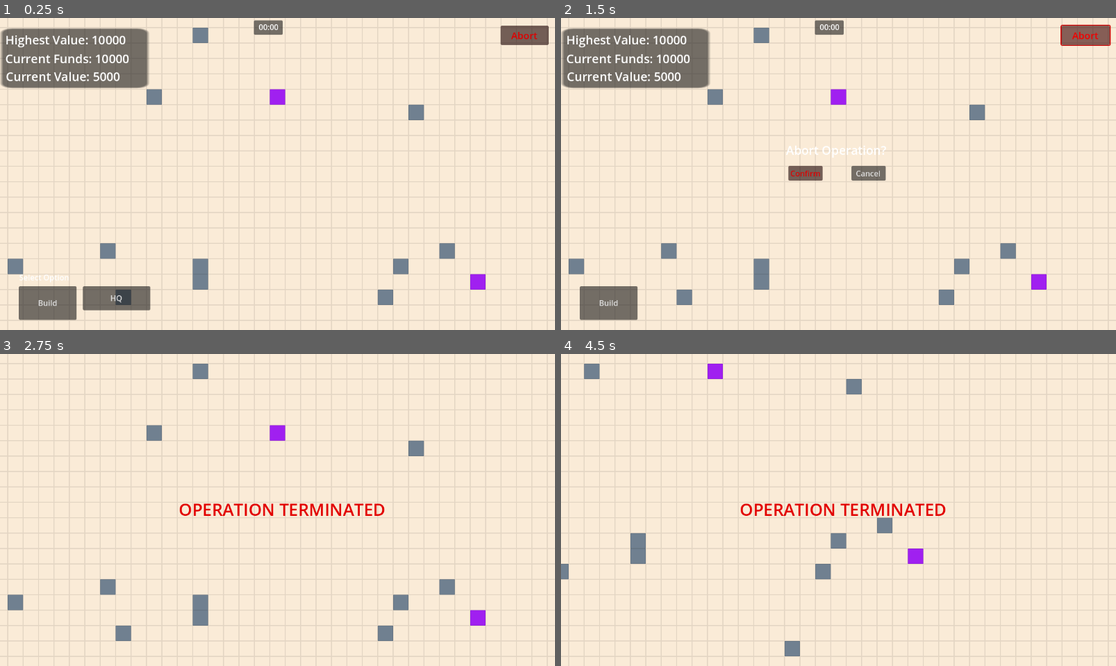
Above: before the commit, frames 1-4 (two rows, left to right).
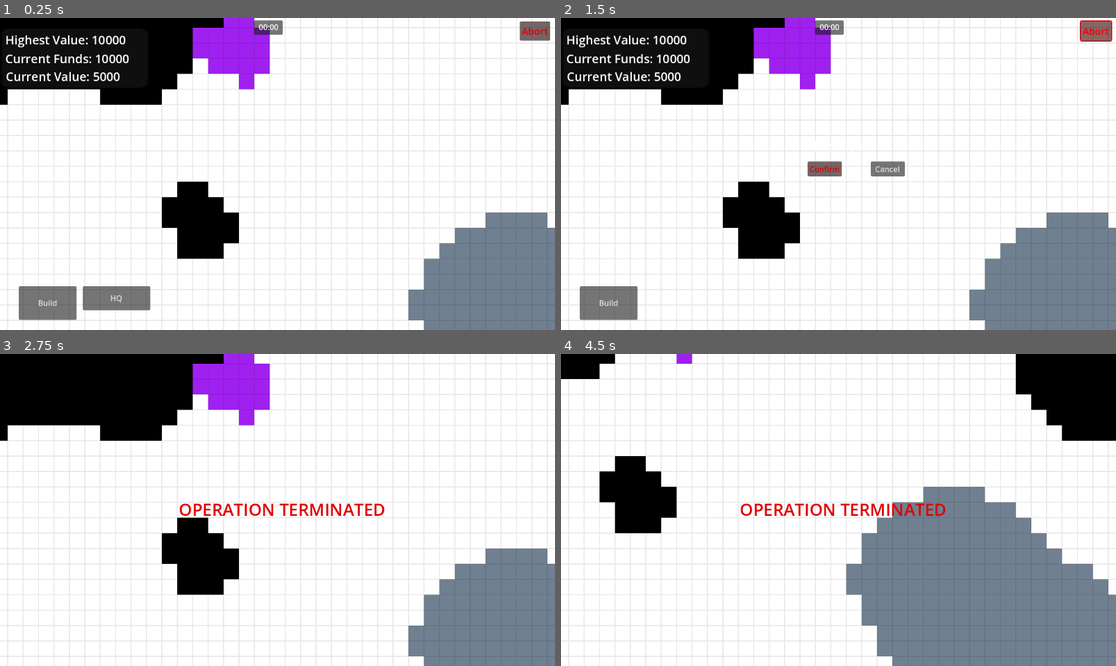
Above: after the commit, the same moments.

Repository: dwlee0802/BusinessTD
Game: Godot game, scene res://Scenes/game.tscn
Same seed, same stepped clock (60 frames per second), same inputs: the game is played once before the commit and once after it.
Inputs (mouse positions are in pixels of both pictures, inside the frame that each line leads up to):
- Up to frame 1 (0.25 s): no input
- Up to frame 2 (1.5 s): click "Build" at 0.5 s; click "Abort" at 1.25 s
- Up to frame 3 (2.75 s): click "Confirm" at 2 s
- Up to frame 4 (4.5 s): tap Enter at 2.75, 4.25 s; move the mouse to (960, 494) at 2.77 s; hold D 2.78-3.53 s; click (960, 494) at 2.92 s; tap Space at 3.5 s; move the mouse to (727, 525) at 3.52 s; hold S 3.53-4.28 s; click (727, 525) at 3.67 s; move the mouse to (894, 441) at 4.27 s; hold D from 4.28 s (still down); click (894, 441) at 4.42 s

The runs differ from the first frame. In frame 1, 97% of the frame differs, in the area x 0-100%, y 0-100%; in frame 2, 98%; in frame 3, 99%; in frame 4, 99%.
Error after the commit: Parse Error: Expected ":" after "if" condition. (res://Scenes/enemyUnit.gd:47)

Commit message:
Map generation based on noise. Added pathfinding to enemies. Needs fixing.

Diff:
--- a/Scenes/camera.gd
+++ b/Scenes/camera.gd
@@ -20,9 +20,9 @@
 func _input(event):
 	if event is InputEventMouseButton:
 		if event.button_index == MOUSE_BUTTON_WHEEL_UP and event.pressed:
-			zoom = zoom * 1.1
+			zoom = zoom * 1.2
 		if event.button_index == MOUSE_BUTTON_WHEEL_DOWN and event.pressed:
-			zoom = zoom * 0.9
+			zoom = zoom * 0.8
 	if event is InputEventKey and event.pressed:
 		if event.keycode == KEY_W:
 			position += Vector2(0, -tileSize * 4)
--- a/Scenes/enemyUnit.gd
+++ b/Scenes/enemyUnit.gd
@@ -13,13 +13,23 @@
 var healthBar
 
 var game
+var pathfinding
+
+var path
+
+var startingTile
+var targetTile
+var pathCount: int = 0
+var nextTile
 
 # Called when the node enters the scene tree for the first time.
 func _ready():
 	healthBar = get_node("Healthbar")
 	game = get_parent()
 	game.game_ended.connect(GameEnded)
+	pathfinding = game.homeBlock.pathfinding
 
+	path = pathfinding.get_id_path(startingTile.id, targetTile.id)
 
 # Called every frame. 'delta' is the elapsed time since the previous frame.
 func _process(delta):
@@ -34,8 +44,13 @@
 
 
 func _physics_process(delta):
+	if position..floor().is_equal_approx(pathfinding.get_point_position(path[pathCount])):
+		pathCount += 1
+
+	print(position.floor(),"\n" ,pathfinding.get_point_position(path[pathCount]))
+
 	if attackTarget != null:
-		velocity = Vector2(speed * speedModifier,0).rotated(position.angle_to_point(attackTarget.position))
+		velocity = Vector2(speed * speedModifier,0).rotated(position.angle_to_point(pathfinding.get_point_position(path[pathCount])))
 
 		var collision = move_and_collide(velocity * delta)
 		if collision:
--- a/Scenes/enemyUnit.tscn
+++ b/Scenes/enemyUnit.tscn
@@ -10,6 +10,8 @@
 [node name="EnemyUnit" type="CharacterBody2D"]
 collision_layer = 10
 script = ExtResource("1_e4wf8")
+speed = null
+speedModifier = null
 
 [node name="CollisionShape2D" type="CollisionShape2D" parent="."]
 shape = SubResource("CircleShape2D_fvuth")
--- a/Scenes/game.gd
+++ b/Scenes/game.gd
@@ -33,10 +33,11 @@
 var buildingCosts = [1500, 0, 4000, 1000]
 
 var spawnRate: float = 30
-var spawnRateHolder: float = 1
+var spawnRateHolder: float = 30
 var spawnCount: float = 20
 var difficultyScale: float = 2
 var enemyDifficultyIncrease: int = 0
+var enemyMaxCount: int = 400
 
 var gameStarted: bool = false
 var gamePaused: bool = true
@@ -60,10 +61,15 @@
 	get_node("Camera").FocusOnTile(homeBlock.blockTiles[int(homeBlock.boardWidth/2)][int(homeBlock.boardWidth/2)])
 
 	for i in range(1, homeBlock.boardWidth):
-		edgeTiles.append(homeBlock.blockTiles[1][i])
-		edgeTiles.append(homeBlock.blockTiles[-1][i])
-		edgeTiles.append(homeBlock.blockTiles[i][1])
-		edgeTiles.append(homeBlock.blockTiles[i][-1])
+		if homeBlock.blockTiles[1][i].passable == true:
+			edgeTiles.append(homeBlock.blockTiles[1][i])
+		if homeBlock.blockTiles[1][i].passable == true:
+			edgeTiles.append(homeBlock.blockTiles[-1][i])
+		if homeBlock.blockTiles[1][i].passable == true:
+			edgeTiles.append(homeBlock.blockTiles[i][1])
+		if homeBlock.blockTiles[1][i].passable == true:
+			edgeTiles.append(homeBlock.blockTiles[i][-1])
+
 
 # Called every frame. 'delta' is the elapsed time since the previous frame.
 func _process(delta):
@@ -91,10 +97,10 @@
 		if spawnRateHolder > spawnRate:
 			# randomly spawn enemies at the edge of the map
 			for i in range(int(spawnCount)):
-				SpawnEnemy(edgeTiles.pick_random().position, playerStructures.pick_random(), enemyDifficultyIncrease * 5)
+				SpawnEnemy(edgeTiles.pick_random(), playerStructures.pick_random().placedTile, enemyDifficultyIncrease * 5)
 			spawnCount *= difficultyScale
-			if spawnCount > 600:
-				spawnCount = 600
+			if spawnCount > enemyMaxCount:
+				spawnCount = enemyMaxCount
 				enemyDifficultyIncrease += 1
 			spawnRateHolder = 0
 
@@ -265,10 +271,12 @@
 
 func SpawnEnemy(where, attackWhat, addHealth):
 	var newUnit = enemyScene.instantiate()
-	newUnit.position = where
+	newUnit.position = where.position
 	newUnit.attackTarget = attackWhat
 	newUnit.maxHitPoints = 100 + addHealth
 	newUnit.hitPoints = newUnit.maxHitPoints
+	newUnit.startingTile = where
+	newUnit.targetTile = attackWhat
 	add_child(newUnit)
 
 
--- a/Scenes/game.tscn
+++ b/Scenes/game.tscn
@@ -137,11 +137,12 @@
 
 [node name="AbortButton" type="Button" parent="Camera/CanvasLayer/InGameUI"]
 self_modulate = Color(1, 0, 0, 1)
-layout_mode = 0
-offset_left = 1041.0
-offset_top = 9.0
-offset_right = 1141.0
-offset_bottom = 49.0
+layout_mode = 1
+anchors_preset = -1
+anchor_left = 28.6
+anchor_right = 28.6
+offset_bottom = 40.0
+grow_horizontal = 0
 theme_override_font_sizes/font_size = 20
 text = "Abort"
 script = ExtResource("4_r0jn5")
--- a/Scenes/map_block.gd
+++ b/Scenes/map_block.gd
@@ -2,10 +2,10 @@
 
 class_name MapBlock
 
-@export var boardWidth = 150
-@export var boardHeight = 150
+@export var boardWidth = 200
+@export var boardHeight = 200
 
-var depositSpawnRate: float = 0.001
+var depositSpawnRate: float = 0.002
 var slowdownSpawnRate: float = 0.015
 
 # Size of a square tile's one side's length in pixels
@@ -24,10 +24,56 @@
 var upperBlock
 var lowerBlock
 
+var noise = FastNoiseLite.new()
+var noise2 = FastNoiseLite.new()
+var noise3 = FastNoiseLite.new()
+
+var pathfinding = AStar2D.new()
+
+
 # Called when the node enters the scene tree for the first time.
 func _ready():
 	tileScene = load("res://Scenes/tile.tscn")
 	GenerateGameboard()
+
+	for items in blockTiles:
+		for item in items:
+			if item.leftTile != null:
+				pathfinding.connect_points(item.id, item.leftTile.id)
+			if item.rightTile != null:
+				pathfinding.connect_points(item.id, item.rightTile.id)
+			if item.upperTile != null:
+				pathfinding.connect_points(item.id, item.upperTile.id)
+			if item.lowerTile != null:
+				pathfinding.connect_points(item.id, item.lowerTile.id)
+
+			if item.passable == false:
+				pathfinding.set_point_disabled(item.id)
+
+
+	randomize()
+	noise.seed = 2
+	noise2.seed = 5
+	noise2.seed = 7
+	noise.noise_type = FastNoiseLite.TYPE_PERLIN
+	noise2.noise_type = FastNoiseLite.TYPE_PERLIN
+	noise3.noise_type = FastNoiseLite.TYPE_PERLIN
+	noise.fractal_octaves = 3
+	noise2.fractal_octaves = 3
+	noise3.fractal_octaves = 5
+	noise.fractal_gain = 2
+	noise2.fractal_gain = 2
+	noise3.fractal_gain = 5
+
+	for x in range(0, boardWidth):
+		for y in range(0, boardHeight):
+			var noise_level = (noise.get_noise_2d(x, y) + 1) / 2
+			var noise_level2 = (noise2.get_noise_2d(x, y) + 1) / 2
+			var noise_level3 = (noise3.get_noise_2d(x, y) + 1) / 2
+			blockTiles[y][x].noise = noise_level
+			blockTiles[y][x].noise2 = noise_level2
+			blockTiles[y][x].noise3 = noise_level3
+
 
 # Called every frame. 'delta' is the elapsed time since the previous frame.
 func _process(delta):
@@ -48,6 +94,8 @@
 			newTile.position = Vector2(j * TILESIZE, i * TILESIZE)
 			newTile.row = i
 			newTile.col = j
+			newTile.id = j + i * boardWidth
+			pathfinding.add_point(newTile.id, newTile.position, 1)
 
 			if randf() < slowdownSpawnRate:
 				newTile.isSlowDown = true
--- a/Scenes/tile.gd
+++ b/Scenes/tile.gd
@@ -6,7 +6,10 @@
 @export var col: int = 0
 @export var row: int = 0
 
+@export var id: int = 0
+
 var occupied: bool = false
+var passable: bool = true
 
 var isDeposit: bool = false
 var richness: float = 1
@@ -22,16 +25,38 @@
 
 var game
 
+var noise: float = 0
+var noise2: float = 0
+var noise3: float = 0
 
 # Called when the node enters the scene tree for the first time.
 func _ready():
 	game = get_parent().get_parent()
 	if isDeposit:
+		pass
+#		get_node("Sprite2D").modulate = Color.PURPLE
+	elif isSlowDown:
+		pass
+#		get_node("Sprite2D").modulate = Color.SLATE_GRAY
+	else:
+		pass
+#		get_node("Sprite2D").modulate = Color.ANTIQUE_WHITE
+
+
+func _process(delta):
+	if noise2 < 0.34:
+		get_node("Sprite2D").modulate = Color.SLATE_GRAY
+		isSlowDown = true
+	if noise > 0.55:
+		get_node("Sprite2D").modulate = Color.BLACK
+		occupied = true
+		passable = false
+	if noise > 0.8:
 		get_node("Sprite2D").modulate = Color.PURPLE
-	elif isSlowDown:
-		get_node("Sprite2D").modulate = Color.SLATE_GRAY
-	else:
-		get_node("Sprite2D").modulate = Color.ANTIQUE_WHITE
+		isDeposit = true
+	if noise3 > 0.79:
+		get_node("Sprite2D").modulate = Color.PURPLE
+		isDeposit = true
 
 
 func _to_string():
@@ -39,5 +64,6 @@
 	output = "tile at "
 
 	output += str(row) + ", " + str(col) + "\n"
+	output += str(noise)
 
 	return output
